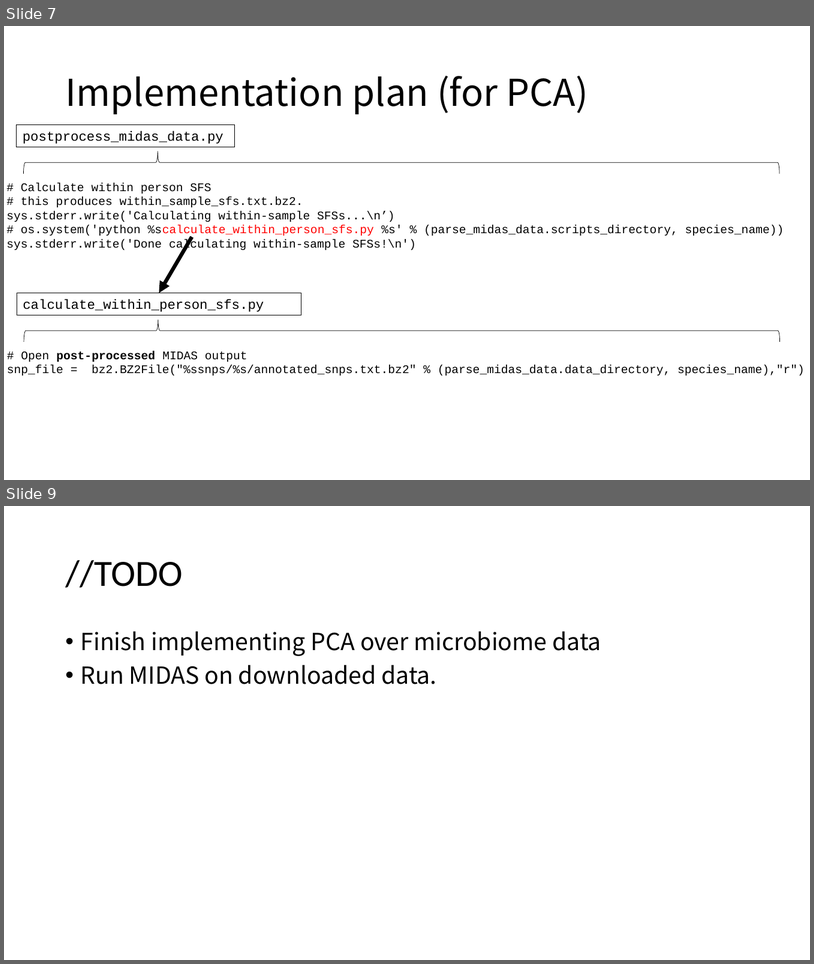
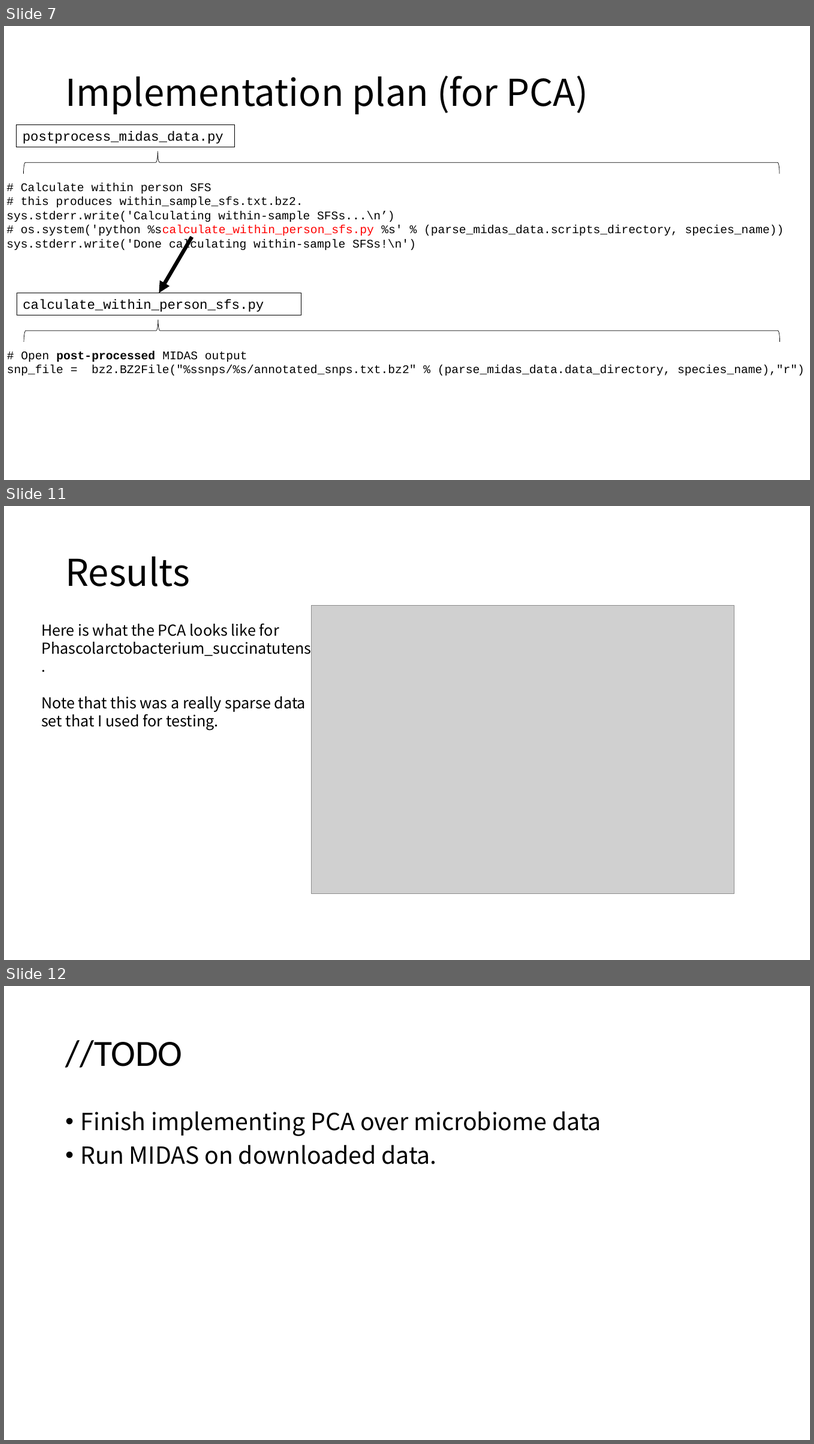
Before and after one commit to jon-mah/demo_for_ccgb, a slide deck: Summary/20210209_demo_for_ccgb_rotation_update.pptx. Shown one above the other, each under a label of ours: slides 7 and 9 before the commit, slides 7, 11 and 12 after it; the slides between them are not shown. The pictures are 814x964 and 814x1444 pixels, drawn with LibreOffice and Linux fonts; fonts in the diff are those of the drawing; grey boxes stand for pictures. Boxes give left, top, right and bottom in pixels: in the first picture for what was removed or moved away, otherwise in the second. Text is boxed around its words. In the diff, an @@ line names an element or a change of style, - is before the commit and + after.

```diff
--- a/Summary/20210209_demo_for_ccgb_rotation_update.pptx
+++ b/Summary/20210209_demo_for_ccgb_rotation_update.pptx
@@ slide 11 added at [4, 506, 810, 960], background #FFFFFF @@
@@ title added at [65, 556, 190, 586], 44 pt, text #000000 @@
+Results
@@ picture added at [311, 605, 735, 893] @@
@@ text added at [41, 623, 311, 730], 18 pt, text #000000 @@
+Here is what the PCA looks like for
+Phascolarctobacterium_succinatutens.
+Note that this was a really sparse data
+set that I used for testing.
@@ what was slide 9 is now slide 12 @@
```
Also in this commit, not shown: 1 slide changed, 2 other slides added, 4 other files.
